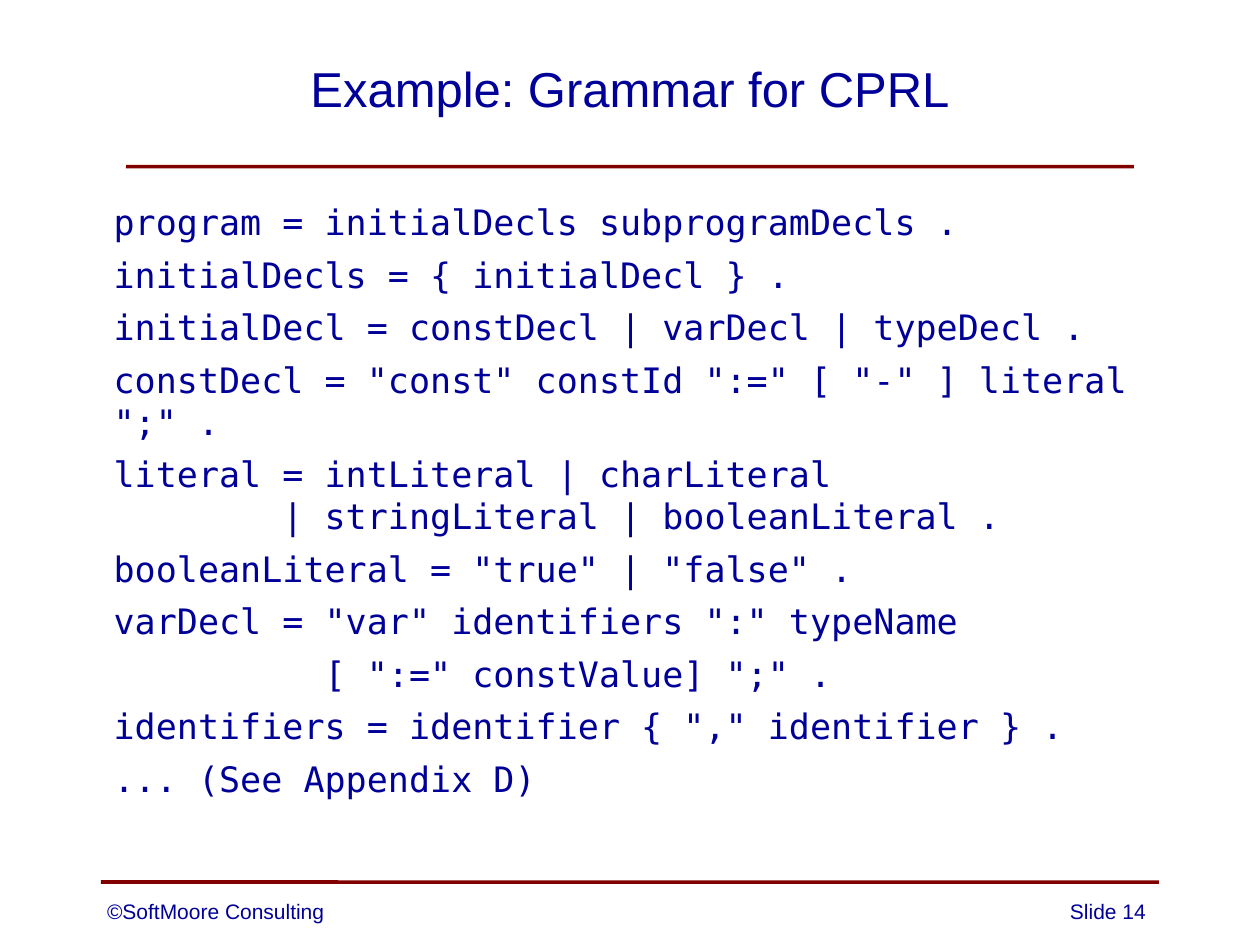
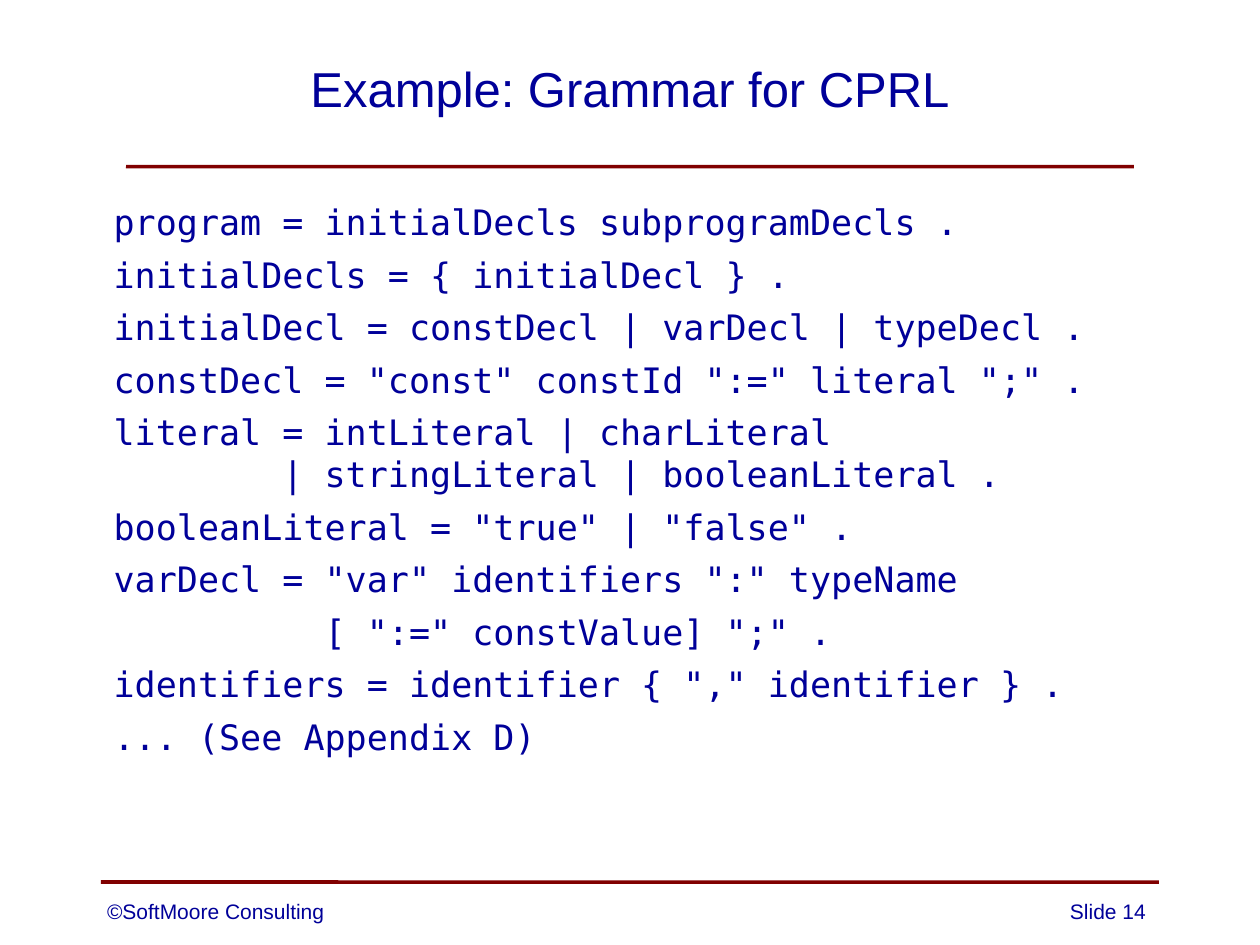
Before and after one commit to SoftMoore/CPRL-Kt-2nd, a slide deck: slide 14 of PowerPoints/03 - Context-Free Grammars.pptx. Drawn at 1260x945 pixels with LibreOffice and Linux fonts; fonts in the diff are those of the drawing. Boxes give left, top, right and bottom in pixels: in the first picture for what was removed or moved away, otherwise in the second. Text is boxed around its words. In the diff, an @@ line names an element or a change of style, - is before the commit and + after.

```diff
--- a/PowerPoints/03 - Context-Free Grammars.pptx
+++ b/PowerPoints/03 - Context-Free Grammars.pptx
@@ text at [114, 366, 958, 394]: text changed @@
-constDecl = "const" constId ":=" [ "-" ] literal ";" .
+constDecl = "const" constId ":=" literal ";" .
```
Also in this commit, not shown: 3 other slides changed.
